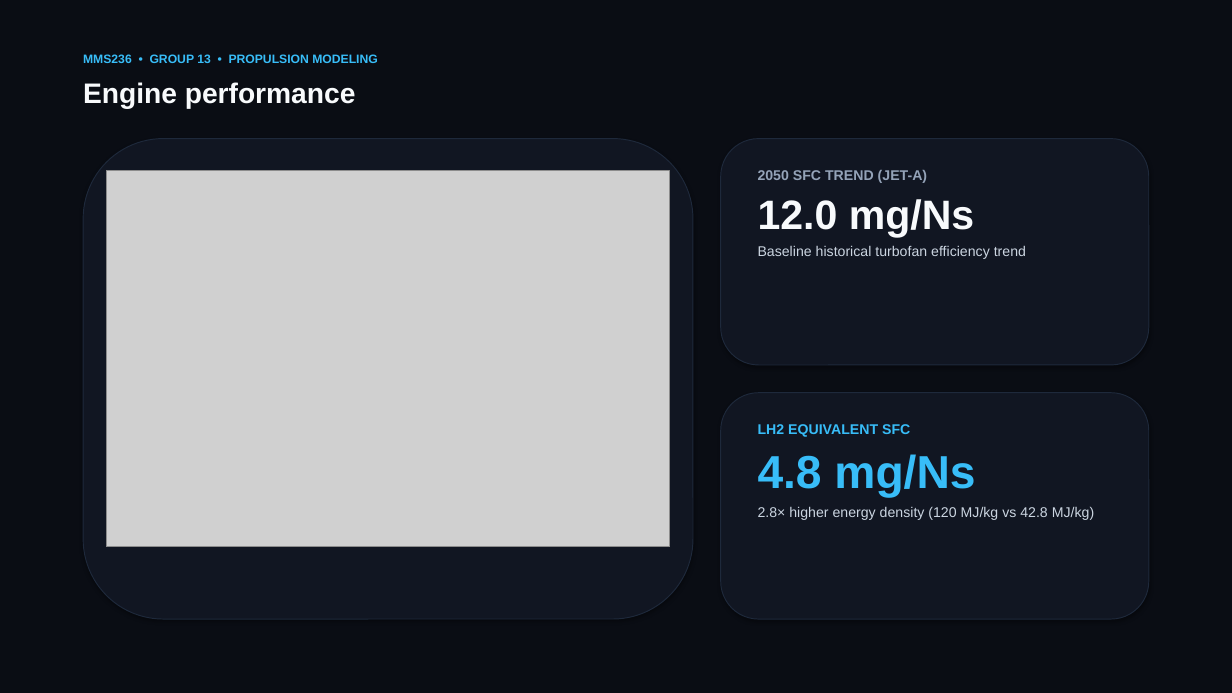
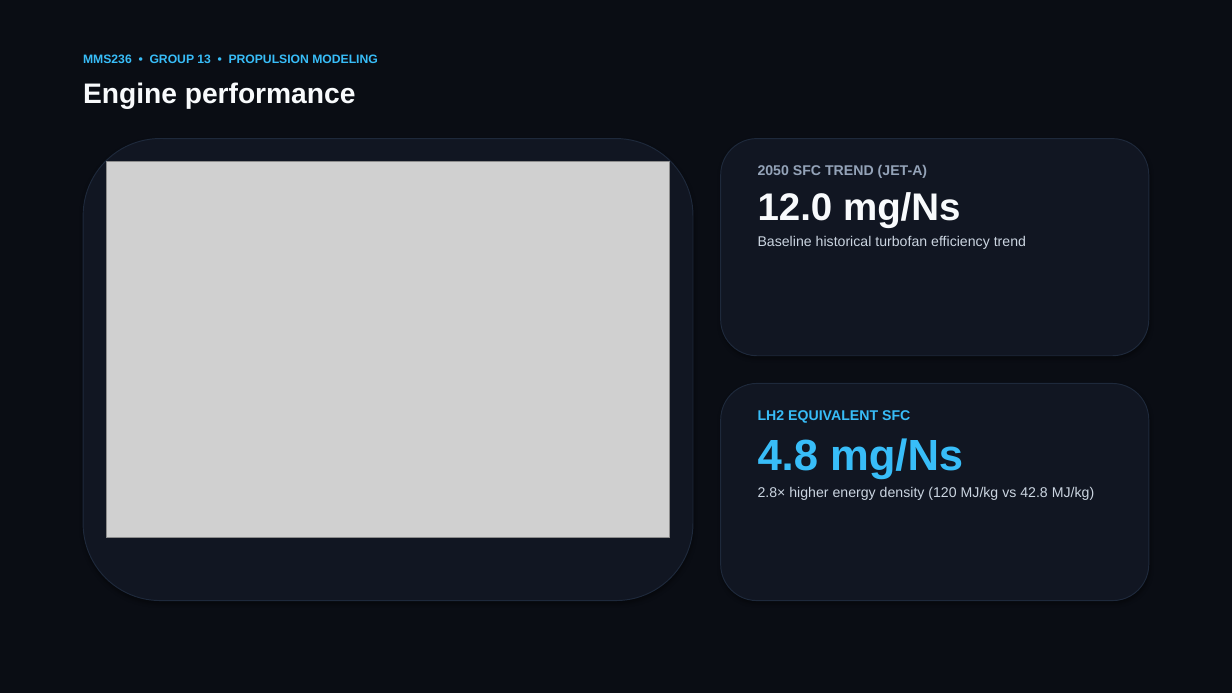
Before and after one commit to Deeprockz22/Aircraft-Design, a slide deck: slide 4 of Aircraft_Design_DT1_EXAELIA_Group13.pptx. Drawn at 1232x693 pixels with LibreOffice and Linux fonts; fonts in the diff are those of the drawing; grey boxes stand for pictures. Boxes give left, top, right and bottom in pixels: in the first picture for what was removed or moved away, otherwise in the second. Text is boxed around its words. In the diff, an @@ line names an element or a change of style, - is before the commit and + after.

Commit message:
Refine slide image scaling and generous whitespace for ultra-minimal deck

```diff
--- a/Aircraft_Design_DT1_EXAELIA_Group13.pptx
+++ b/Aircraft_Design_DT1_EXAELIA_Group13.pptx
@@ rounded rectangle: place and size @@
-rounded rectangle at [83, 139, 693, 619]
+rounded rectangle at [83, 139, 693, 601]
@@ rounded rectangle: place and size @@
-rounded rectangle at [721, 139, 1149, 365]
+rounded rectangle at [721, 139, 1149, 356]
@@ picture: place and size @@
-picture at [106, 171, 670, 547]
+picture at [106, 162, 670, 538]
@@ text at [758, 192, 1026, 249]: size 32 to 30 pt in "12.0 mg/Ns"; less space between paragraphs @@
@@ rounded rectangle: place and size @@
-rounded rectangle at [721, 393, 1149, 619]
+rounded rectangle at [721, 384, 1149, 601]
@@ text "LH2 EQUIVALENT SFC": place and size @@
-text "LH2 EQUIVALENT SFC" at [758, 424, 1094, 520]
+text "LH2 EQUIVALENT SFC" at [758, 410, 1094, 500]
@@ text at [758, 438, 1094, 500]: size 36 to 34 pt in "4.8 mg/Ns"; less space between paragraphs @@
```
Also in this commit, not shown: 6 other slides changed, 1 other file.
